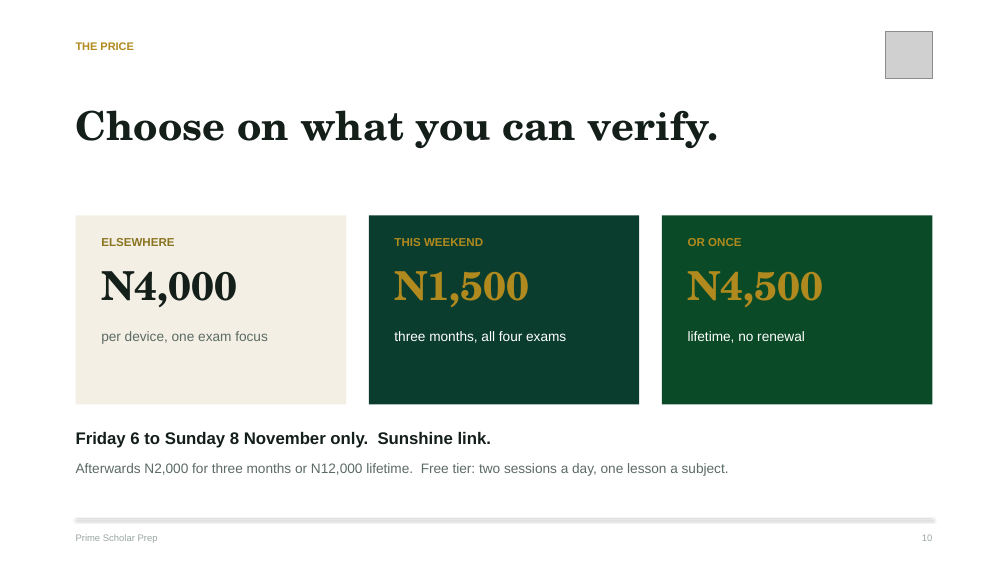
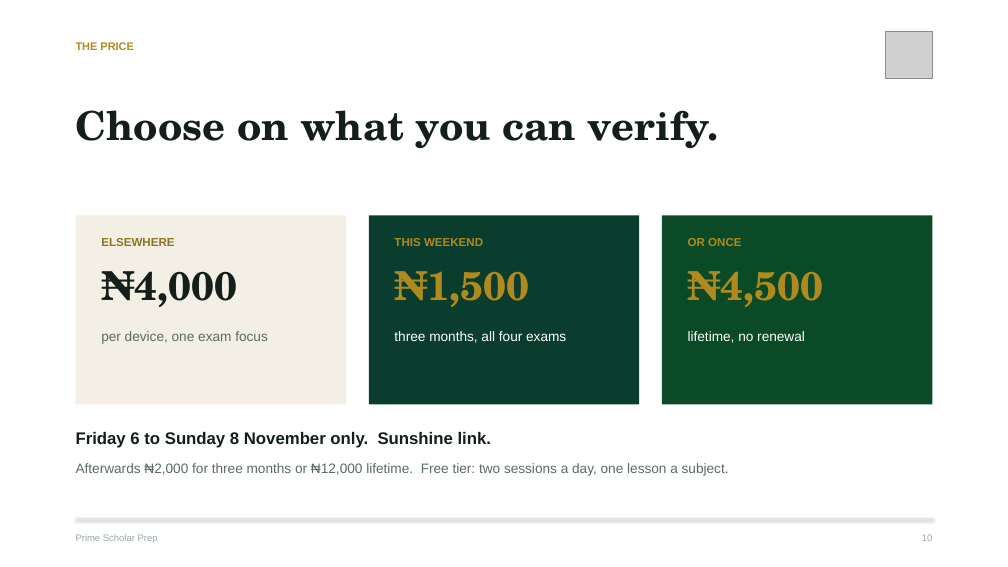
Before and after one commit to successeverydayww-cpu/sunshine-cbt, a slide deck: slide 10 of media/decks/Prime_Scholars_Deck_a7f3c9.pptx. Drawn at 1008x567 pixels with LibreOffice and Linux fonts; fonts in the diff are those of the drawing; grey boxes stand for pictures. Boxes give left, top, right and bottom in pixels: in the first picture for what was removed or moved away, otherwise in the second. Text is boxed around its words. In the diff, an @@ line names an element or a change of style, - is before the commit and + after.

Commit message:
deck pptx

```diff
--- a/media/decks/Prime_Scholars_Deck_a7f3c9.pptx
+++ b/media/decks/Prime_Scholars_Deck_a7f3c9.pptx
@@ text at [101,271,237,307]: text changed @@
-N4,000
+₦4,000
@@ text at [394,271,529,307]: text changed @@
-N1,500
+₦1,500
@@ text at [688,271,824,307]: text changed @@
-N4,500
+₦4,500
@@ text at [76,463,729,476]: text changed @@
-Afterwards N2,000 for three months or N12,000 lifetime. Free tier: two sessions a day, one lesson a subject.
+Afterwards ₦2,000 for three months or ₦12,000 lifetime. Free tier: two sessions a day, one lesson a subject.
```
Also in this commit, not shown: 1 slide added.
